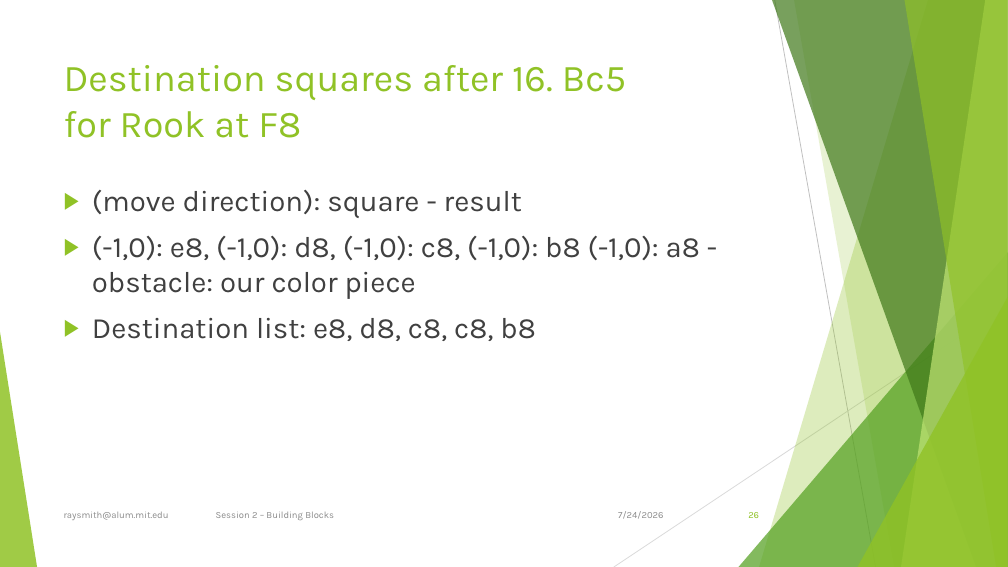
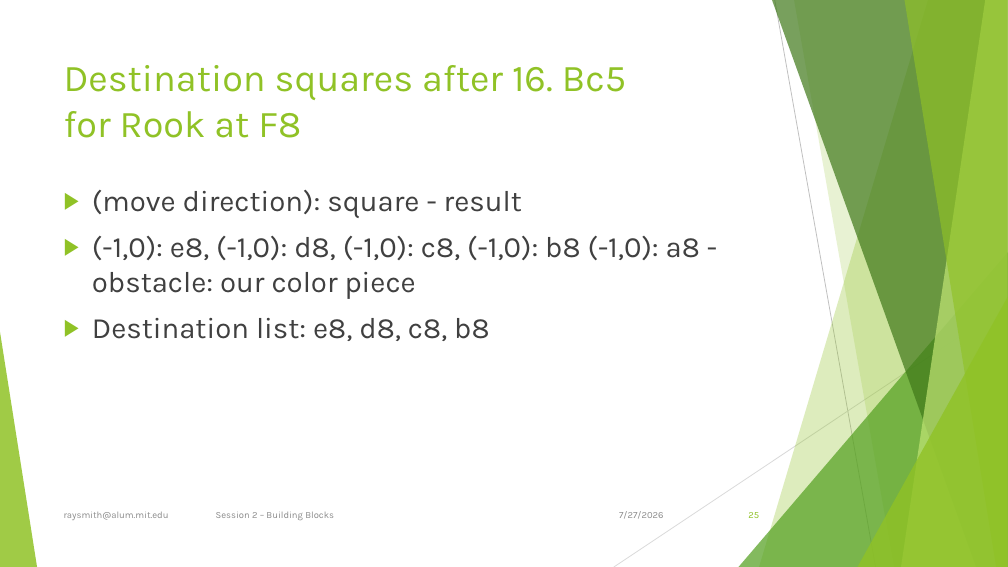
Before and after one commit to raysmith619/chess, a slide deck: slide 25 of Docs/Chess Display and Computers.pptx (slide 26 before the commit). Drawn at 1008x567 pixels with LibreOffice and Linux fonts; fonts in the diff are those of the drawing. Boxes give left, top, right and bottom in pixels: in the first picture for what was removed or moved away, otherwise in the second. Text is boxed around its words. In the diff, an @@ line names an element or a change of style, - is before the commit and + after.

```diff
--- a/Docs/Chess Display and Computers.pptx
+++ b/Docs/Chess Display and Computers.pptx
@@ text at box(92, 318, 489, 341): text changed @@
-▶ Destination list: e8, d8, c8, c8, b8
+▶ Destination list: e8, d8, c8, b8
```
Also in this commit, not shown: 22 other slides changed, 1 slide removed, 1 other file.
